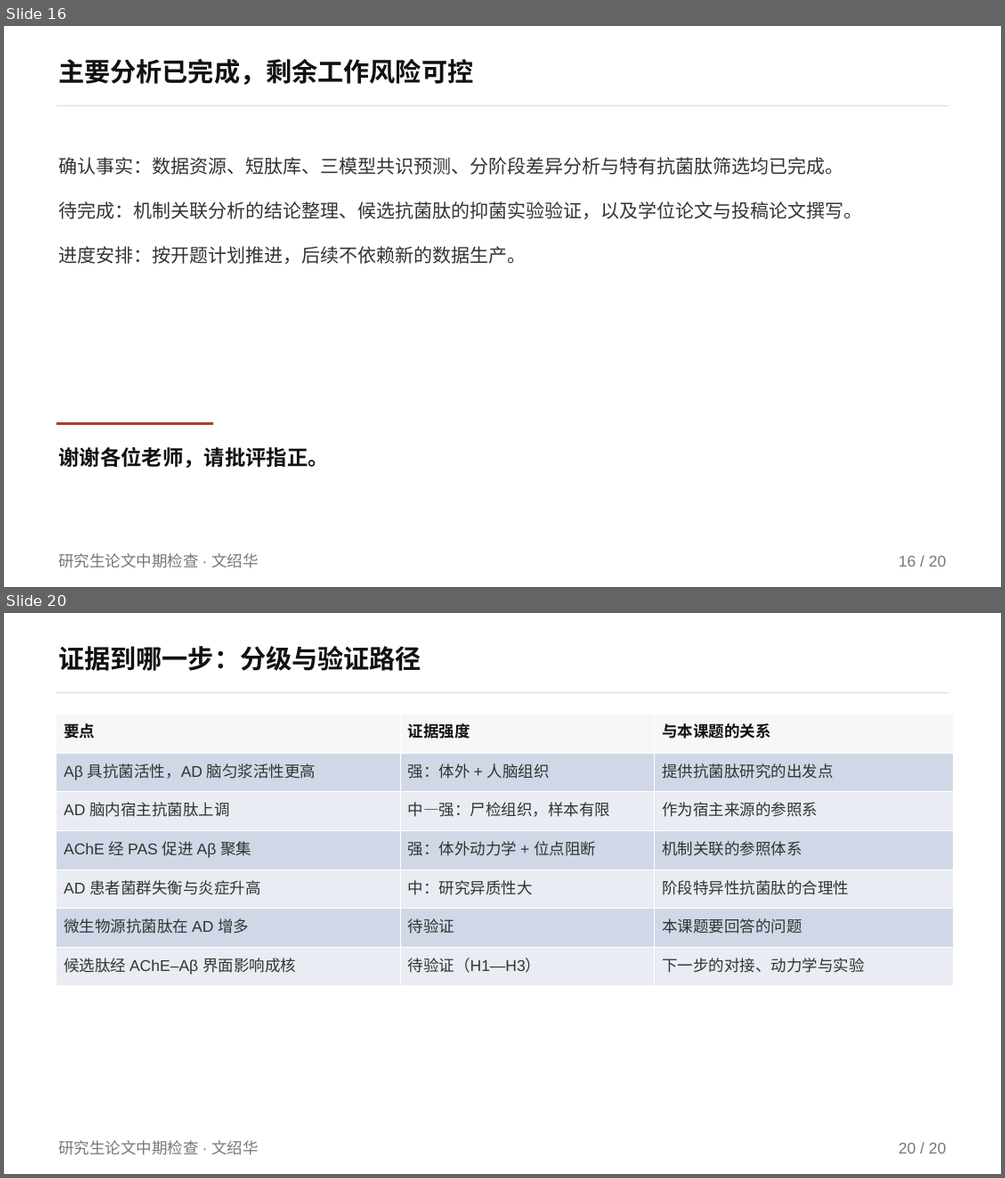
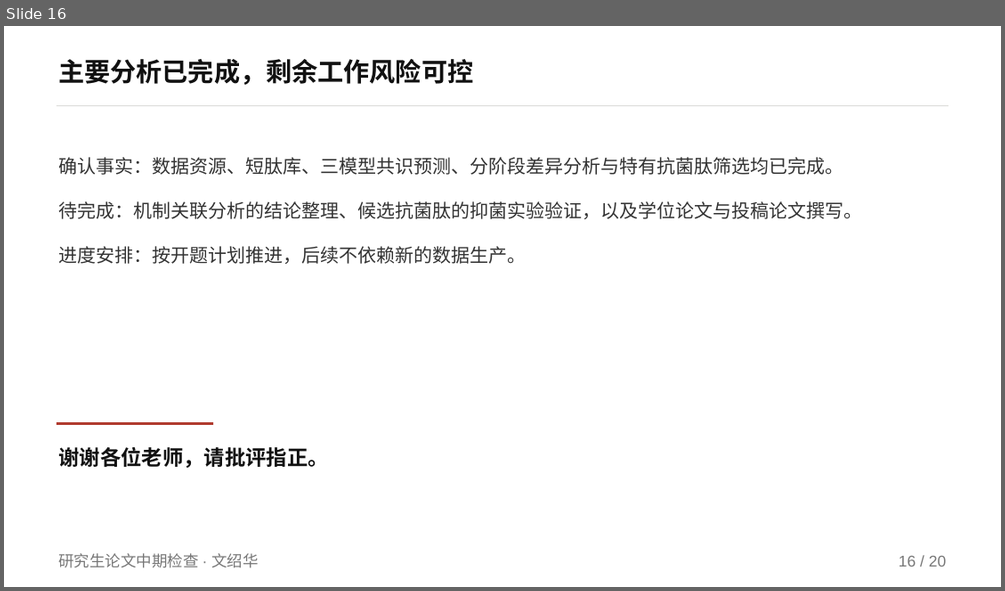
Before and after one commit to mqgg5630-cyber/zhongqi, a slide deck: deliverable/中期答辩_H_nature风.pptx. Shown one above the other, each under a label of ours: slides 16 and 20 before the commit, slide 16 after it; the slides between them are not shown. The pictures are 1005x1178 and 1005x591 pixels, drawn with LibreOffice and Linux fonts; fonts in the diff are those of the drawing. Boxes give left, top, right and bottom in pixels: in the first picture for what was removed or moved away, otherwise in the second. Text is boxed around its words. In the diff, an @@ line names an element or a change of style, - is before the commit and + after.

Commit message:
fix: 删除旧检查组名单，PPT排版重构无重叠，机制文献扩展至38篇覆盖8问+动力学多文献，分支同步至 arena/01a0a949-zhongqi
- 删除中期检查表中的张兴晓等6人旧名单，表格留空，build_ops/check_all适配
- 重写make_ppt_mech.py：4页机制补充页精简文字≥15pt，文本框增高，无重叠，check_ppt全OK
- 机制文档全面版：38篇文献，涵盖抗菌活性预测(Ma 2022/Santos-Junior 2024/Wan 2024)、AD感染关联(HSV-1/P.gingivalis/LPS)、宿主AMP上调(hBD-1/hBD-2/LL-37/CAP37)、AChE-PAS多文献链(Inestrosa 1996/De Ferrari 2001/Atanasova 2020)、双刃剑、谁更多、为什么多炎症关系
- 更新sync.config.json分支为arena/01a0a949-zhongqi，README说明同步命令无需改路径
- 新增docs/全面整改说明.md逐条对应用户问题

```diff
--- a/deliverable/中期答辩_H_nature风.pptx
+++ b/deliverable/中期答辩_H_nature风.pptx
@@ slide 20 removed at bbox=[4, 613, 1001, 1174], background #FFFFFF @@
@@ text removed at bbox=[58, 646, 421, 671] @@
-证据到哪一步：分级与验证路径
@@ rectangle removed at bbox=[57, 692, 948, 693] @@
@@ table removed at bbox=[57, 714, 954, 986], 7 rows, 3 columns @@
-要点 | 证据强度 | 与本课题的关系
-Aβ 具抗菌活性，AD 脑匀浆活性更高 | 强：体外 + 人脑组织 | 提供抗菌肽研究的出发点
-AD 脑内宿主抗菌肽上调 | 中—强：尸检组织，样本有限 | 作为宿主来源的参照系
-AChE 经 PAS 促进 Aβ 聚集 | 强：体外动力学 + 位点阻断 | 机制关联的参照体系
-AD 患者菌群失衡与炎症升高 | 中：研究异质性大 | 阶段特异性抗菌肽的合理性
-微生物源抗菌肽在 AD 增多 | 待验证 | 本课题要回答的问题
-候选肽经 AChE–Aβ 界面影响成核 | 待验证（H1—H3） | 下一步的对接、动力学与实验
@@ text removed at bbox=[58, 1140, 258, 1155] @@
-研究生论文中期检查 · 文绍华
@@ text removed at bbox=[898, 1143, 946, 1153] @@
-20 / 20
```
Also in this commit, not shown: 2 slides changed, 2 slides added, 1 other slide removed, 25 other files.
